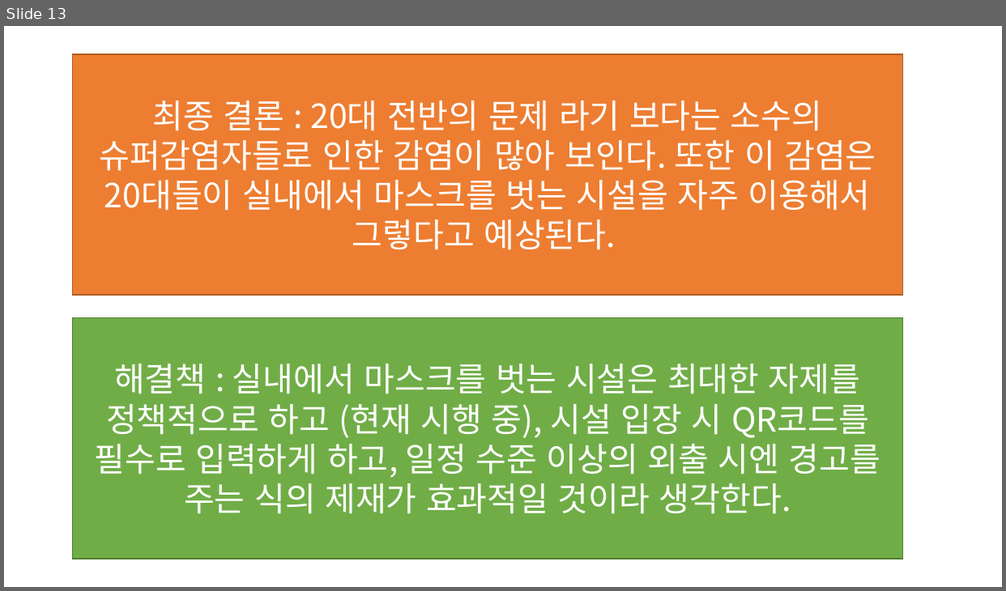
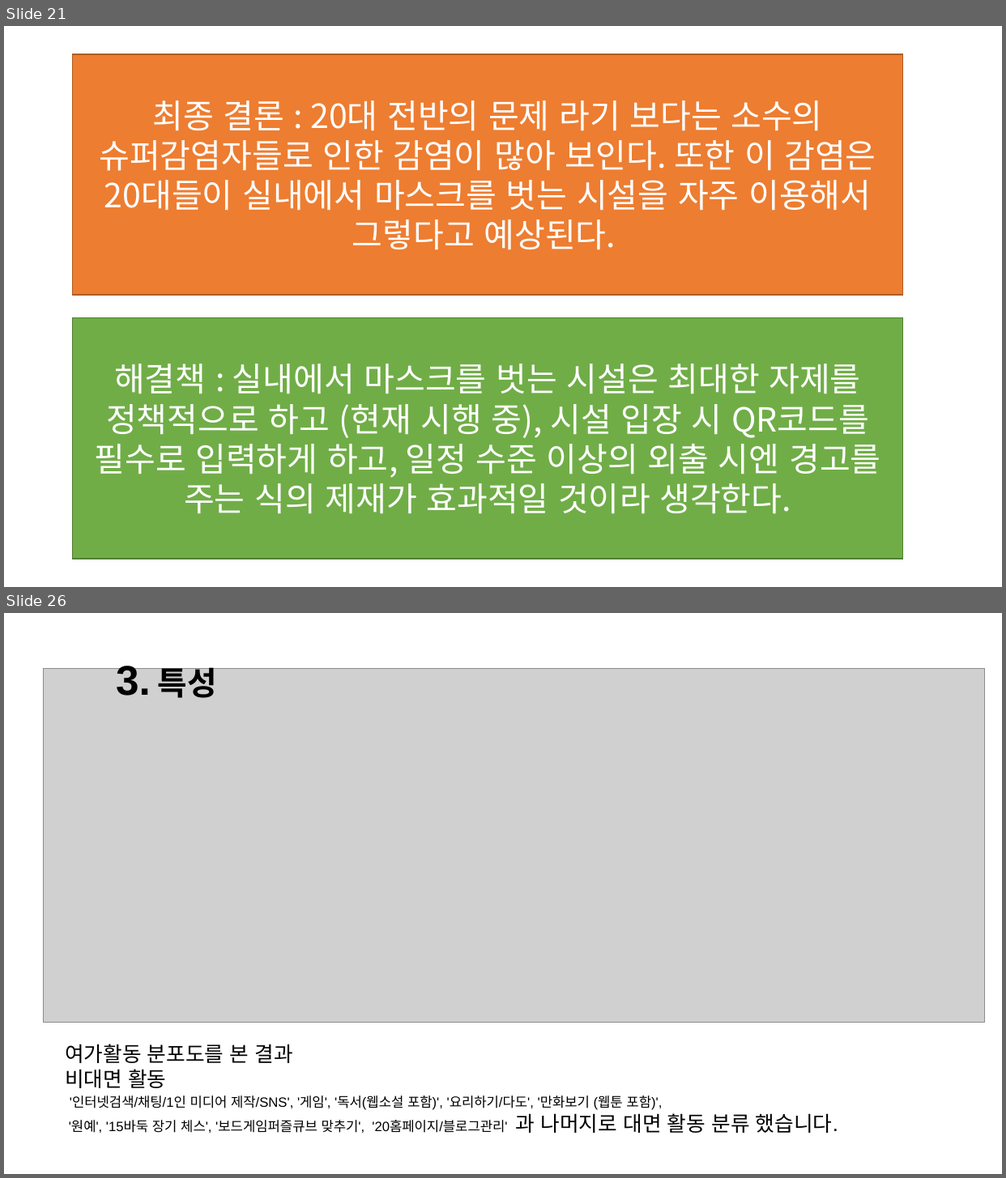
Before and after one commit to JooEHyeon/CORONA19_data_analysis, a slide deck: 최종합본.pptx. Shown one above the other, each under a label of ours: slide 13 before the commit, slides 21 and 26 after it; the slides between them are not shown. The pictures are 1006x591 and 1006x1178 pixels, drawn with LibreOffice and Linux fonts; fonts in the diff are those of the drawing; grey boxes stand for pictures. Boxes give left, top, right and bottom in pixels: in the first picture for what was removed or moved away, otherwise in the second. Text is boxed around its words. In the diff, an @@ line names an element or a change of style, - is before the commit and + after.

```diff
--- a/최종합본.pptx
+++ b/최종합본.pptx
@@ slide 26 added at [4,613,1002,1174], background #FFFFFF @@
@@ picture added at [43,668,984,1023] @@
@@ text added at [116,662,217,698], 40 pt, text #000000, bold @@
+3. 특성
@@ text added at [65,1044,838,1133], 13 pt, text #000000 @@
+여가활동 분포도를 본 결과
+비대면 활동
+'인터넷검색/채팅/1인 미디어 제작/SNS', '게임', '독서(웹소설 포함)', '요리하기/다도', '만화보기 (웹툰 포함)',
+'원예', '15바둑 장기 체스', '보드게임퍼즐큐브 맞추기', '20홈페이지/블로그관리' 과 나머지로 대면 활동 분류 했습니다.
@@ what was slide 13 is now slide 21 @@
```
Also in this commit, not shown: 11 slides changed, 14 other slides added.
